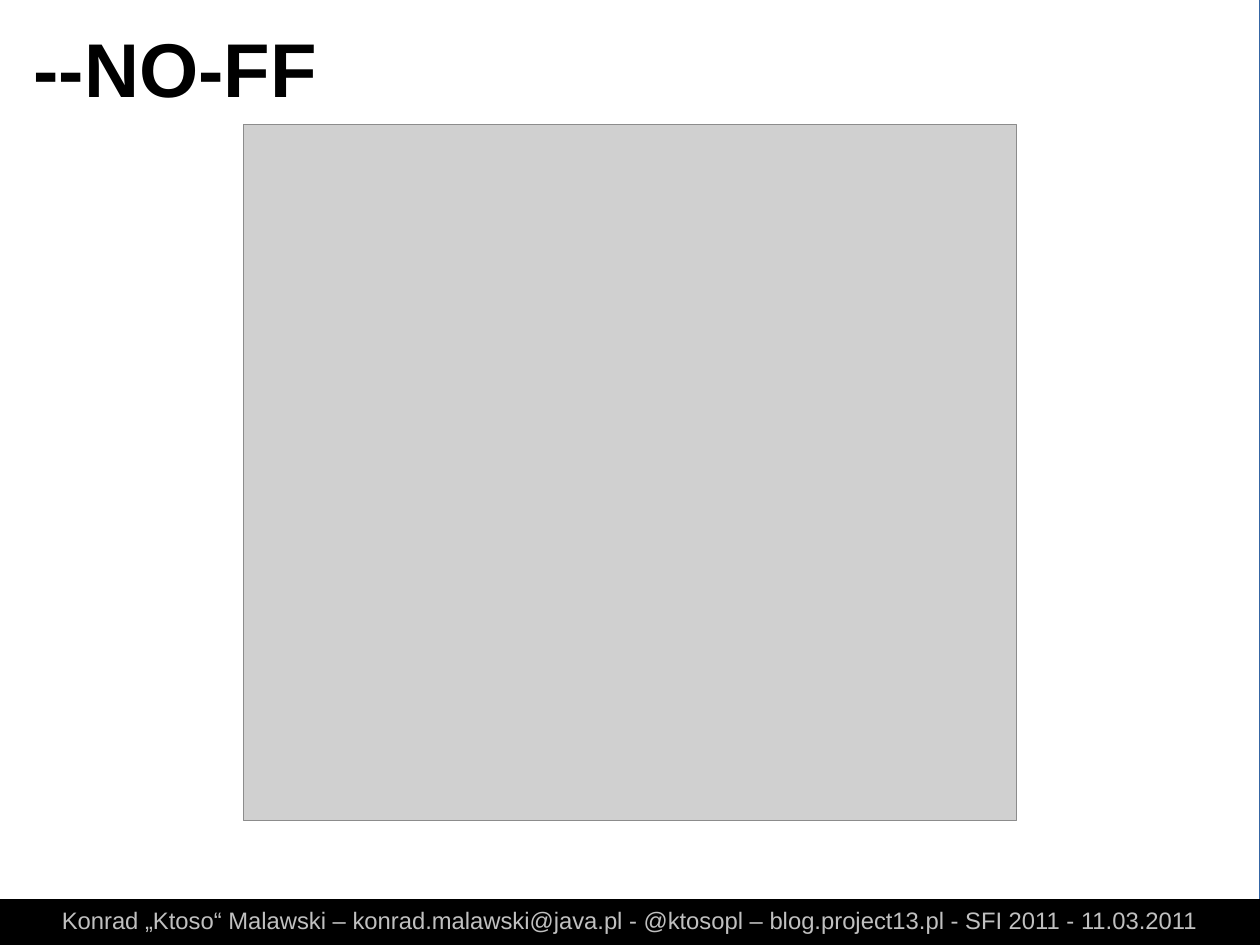
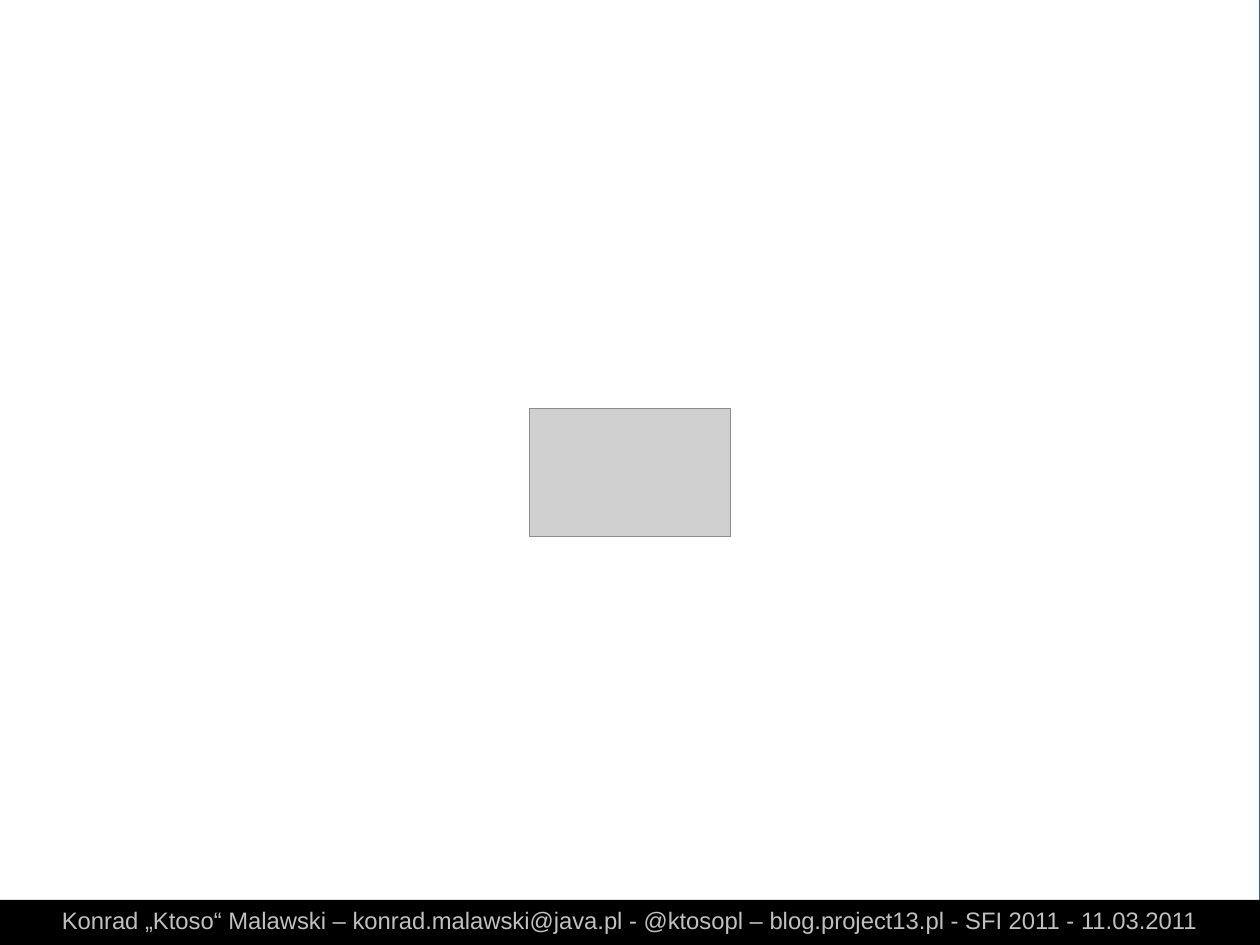
Before and after one commit to ktoso/git-presentation, a slide deck: slide 40 of slides.odp (slide 29 before the commit). Drawn at 1260x945 pixels with LibreOffice and Linux fonts; fonts in the diff are those of the drawing; grey boxes stand for pictures. Boxes give left, top, right and bottom in pixels: in the first picture for what was removed or moved away, otherwise in the second. Text is boxed around its words. In the diff, an @@ line names an element or a change of style, - is before the commit and + after.

```diff
--- a/slides.odp
+++ b/slides.odp
@@ text removed at [34, 43, 317, 98] @@
---NO-FF
@@ picture: place and size @@
-picture at [244, 125, 1018, 821]
+picture at [529, 408, 731, 536]
```
Also in this commit, not shown: 36 other slides changed, 11 slides added, 28 other files.
